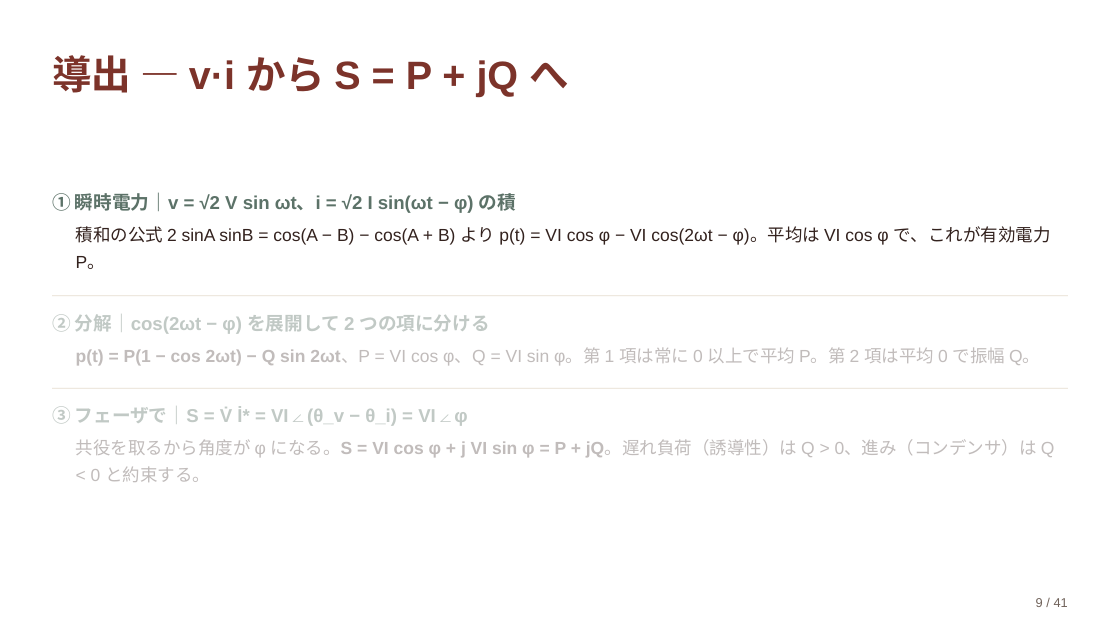
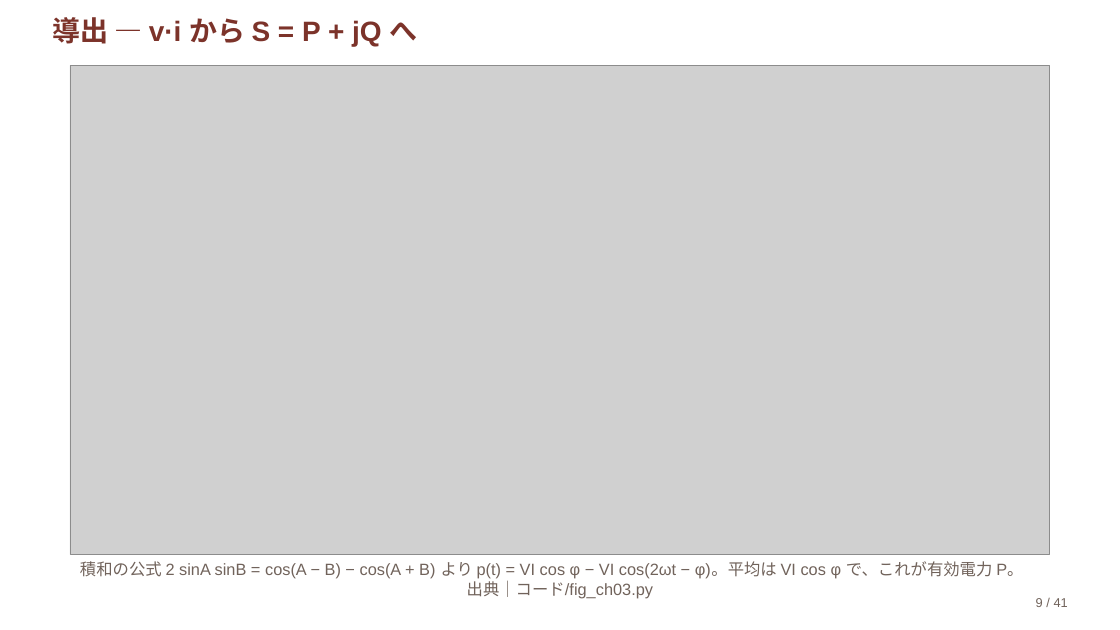
Before and after one commit to lutelute/ryukyu-power-system-2026, a slide deck: slide 9 of スライド/ch03.pptx. Drawn at 1120x630 pixels with LibreOffice and Linux fonts; fonts in the diff are those of the drawing; grey boxes stand for pictures. Boxes give left, top, right and bottom in pixels: in the first picture for what was removed or moved away, otherwise in the second. Text is boxed around its words. In the diff, an @@ line names an element or a change of style, - is before the commit and + after.

```diff
--- a/スライド/ch03.pptx
+++ b/スライド/ch03.pptx
@@ text "導出 — v·i から S ...": place and size @@
-text "導出 — v·i から S ..." at box(52, 55, 570, 97)
+text "導出 — v·i から S ..." at box(52, 17, 418, 46)
@@ text "導出 — v·i から S ..." at box(52, 17, 418, 46): size 33.9 to 24 pt; line spacing 1.06 to 1; vertical alignment middle to top @@
@@ picture added at box(70, 66, 1050, 555) @@
@@ text removed at box(52, 192, 516, 213) @@
-① 瞬時電力｜v = √2 V sin ωt、i = √2 I sin(ωt − φ) の積
@@ rectangle removed at box(52, 296, 1068, 297) @@
@@ text removed at box(52, 314, 490, 334) @@
-② 分解｜cos(2ωt − φ) を展開して 2 つの項に分ける
@@ text removed at box(76, 347, 1040, 366) @@
-p(t) = P(1 − cos 2ωt) − Q sin 2ωt、P = VI cos φ、Q = VI sin φ。第 1 項は常に 0 以上で平均 P。第 2 項は平均 0 で振幅 Q。
@@ rectangle removed at box(52, 388, 1068, 389) @@
@@ text removed at box(52, 406, 467, 426) @@
-③ フェーザで｜S = V̇ İ* = VI∠(θ_v − θ_i) = VI∠φ
@@ text removed at box(76, 439, 1055, 482) @@
-共役を取るから角度が φ になる。S = VI cos φ + j VI sin φ = P + jQ。遅れ負荷（誘導性）は Q > 0、進み（コンデンサ）は Q < 0 と約束する。
@@ text at box(80, 561, 1023, 599): text changed; size 15 to 14 pt; text colour #33221E to #71635B @@
-積和の公式 2 sinA sinB = cos(A − B) − cos(A + B) より p(t) = VI cos φ − VI cos(2ωt − φ)。平均は VI cos φ で、これが有効電力 P。
+積和の公式 2 sinA sinB = cos(A − B) − cos(A + B) より p(t) = VI cos φ − VI cos(2ωt − φ)。平均は VI cos φ で、これが有効電力 P。 出典｜コード/fig_ch03.py
```
Also in this commit, not shown: 8 other slides changed, 50 other files.
